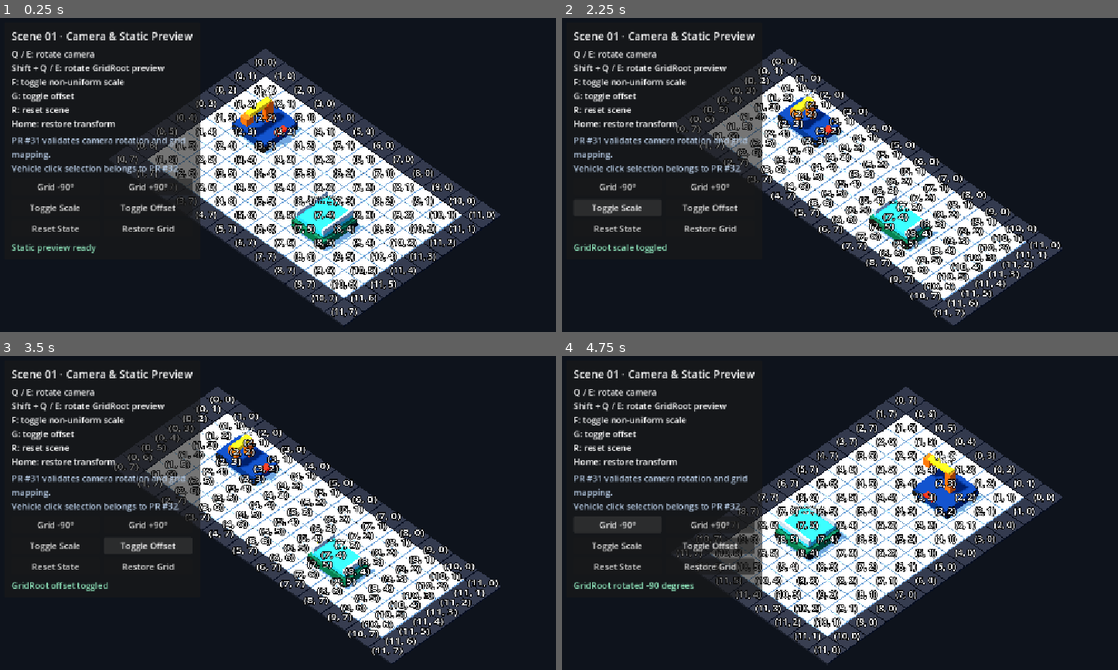
Above: before the commit, frames 1-4 (two rows, left to right).
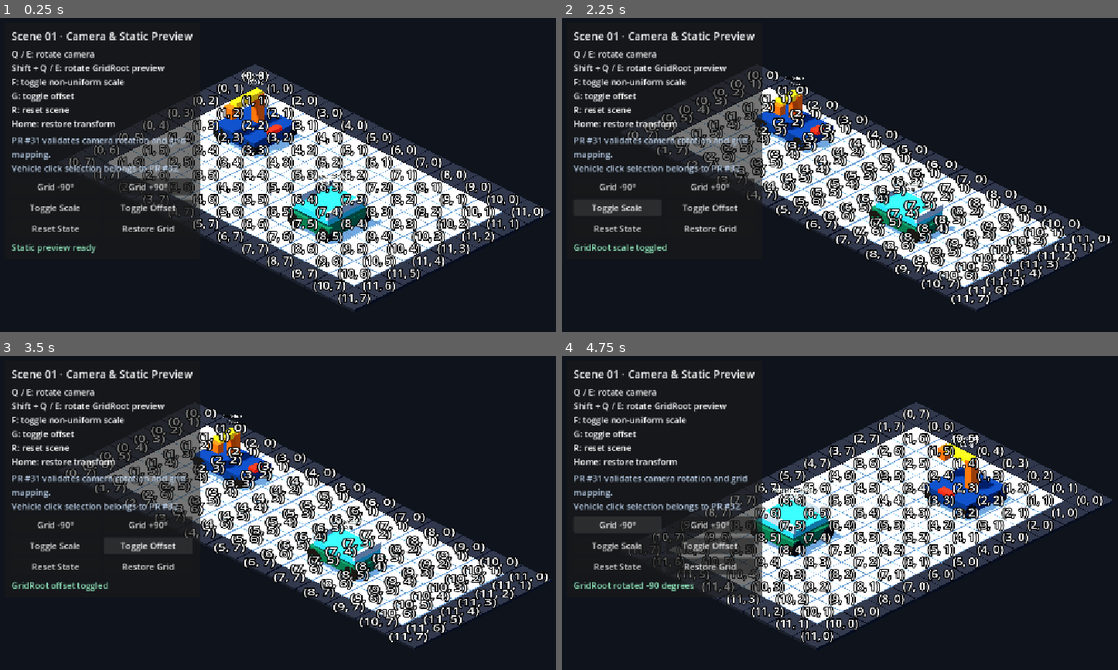
Above: after the commit, the same moments.

Repository: Ri0n72Y/automata
Game: Godot game, scene res://scenes/scene_01/scene_01_basic_packing.tscn
Same seed, same stepped clock (60 frames per second), same inputs: the game is played once before the commit and once after it.
Inputs:
- Up to frame 1 (0.25 s): no input
- Up to frame 2 (2.25 s): click "Grid -90°" at 0.5 s; click "Grid +90°" at 1.25 s; click "Toggle Scale" at 2 s
- Up to frame 3 (3.5 s): click "Toggle Offset" at 2.75 s
- Up to frame 4 (4.75 s): click "Restore Grid" at 3.5 s; click "Grid -90°" at 4.25 s

The runs differ from the first frame. In frame 1, 22% of the frame differs, in the area x 12-100%, y 9-98%; in frame 2, 21%; in frame 3, 21%; in frame 4, 22%.

Commit message:
feat(camera): animate 30 degree view rotations

Diff:
--- a/scripts/camera/scene_01_camera_rig.gd
+++ b/scripts/camera/scene_01_camera_rig.gd
@@ -2,6 +2,8 @@
 extends Node3D
 
 signal view_direction_changed(direction: int)
+signal view_transition_started(from_direction: int, to_direction: int)
+signal view_transition_finished(direction: int)
 
 enum ViewDirection {
 	SOUTHEAST,
@@ -17,6 +19,8 @@
 @export_range(1.0, 2.0, 0.05) var framing_margin: float = 1.25
 @export_range(0.5, 4.0, 0.1) var distance_multiplier: float = 1.5
 @export_range(1.0, 90.0, 1.0) var minimum_distance: float = 10.0
+@export_range(10.0, 80.0, 1.0) var elevation_degrees: float = 30.0
+@export_range(0.0, 1.0, 0.01) var rotation_duration: float = 0.28
 @export var initial_view_direction: ViewDirection = ViewDirection.SOUTHEAST
 
 @onready var camera: Camera3D = %SceneCamera
@@ -26,12 +30,17 @@
 var _world_width: float = 1.0
 var _world_height: float = 1.0
 var _is_configured: bool = false
+var _transition_tween: Tween
 
 
 func _ready() -> void:
 	_view_direction = initial_view_direction
 	if camera != null:
 		camera.current = true
+
+
+func _exit_tree() -> void:
+	_kill_transition()
 
 
 func _unhandled_input(event: InputEvent) -> void:
@@ -66,6 +75,7 @@
 	_world_center = world_center
 	_world_width = maxf(world_width, 0.01)
 	_world_height = maxf(world_height, 0.01)
+	_kill_transition()
 	if not auto_frame_grid:
 		_is_configured = false
 		camera.current = true
@@ -77,28 +87,35 @@
 	camera.keep_aspect = Camera3D.KEEP_HEIGHT
 	camera.near = 0.1
 	camera.current = true
-	_apply_view_direction()
-
-
-func set_view_direction(direction: int) -> bool:
+	_apply_view_direction(false)
+
+
+func set_view_direction(direction: int, animate: bool = true) -> bool:
 	if direction < ViewDirection.SOUTHEAST or direction > ViewDirection.NORTHEAST:
 		push_error("Scene 01 camera view direction is invalid: %s." % str(direction))
 		return false
 	if _view_direction == direction:
 		return true
+
+	var previous_direction := _view_direction
 	_view_direction = direction
 	if _is_configured:
-		_apply_view_direction()
+		_apply_view_direction(animate)
 	view_direction_changed.emit(_view_direction)
+	if animate and _is_configured and rotation_duration > 0.0:
+		view_transition_started.emit(previous_direction, _view_direction)
 	return true
 
 
-func rotate_clockwise() -> void:
-	set_view_direction((_view_direction + 1) % ViewDirection.size())
-
-
-func rotate_counterclockwise() -> void:
-	set_view_direction((_view_direction - 1 + ViewDirection.size()) % ViewDirection.size())
+func rotate_clockwise(animate: bool = true) -> void:
+	set_view_direction((_view_direction + 1) % ViewDirection.size(), animate)
+
+
+func rotate_counterclockwise(animate: bool = true) -> void:
+	set_view_direction(
+		(_view_direction - 1 + ViewDirection.size()) % ViewDirection.size(),
+		animate
+	)
 
 
 func get_view_direction() -> int:
@@ -115,29 +132,105 @@
 	return camera.size
 
 
+func is_transitioning() -> bool:
+	return _transition_tween != null and _transition_tween.is_valid()
+
+
 func _is_text_input_focused() -> bool:
 	var focus_owner := get_viewport().gui_get_focus_owner()
 	return focus_owner is LineEdit or focus_owner is TextEdit
 
 
-func _apply_view_direction() -> void:
+func _apply_view_direction(animate: bool) -> void:
 	if camera == null or not _is_configured:
 		return
+
+	var target_position := _calculate_camera_position(_view_direction)
+	var target_size := _calculate_size_for_position(target_position)
+	camera.far = maxf(_calculate_orbit_distance() * 4.0, 100.0)
+
+	if not animate or rotation_duration <= 0.0 or not is_inside_tree():
+		_kill_transition()
+		_set_camera_position(target_position)
+		camera.size = target_size
+		return
+
+	_kill_transition()
+	_transition_tween = create_tween()
+	_transition_tween.set_trans(Tween.TRANS_SINE)
+	_transition_tween.set_ease(Tween.EASE_IN_OUT)
+	_transition_tween.set_parallel(true)
+	_transition_tween.tween_method(
+		Callable(self, "_set_camera_position"),
+		camera.position,
+		target_position,
+		rotation_duration
+	)
+	_transition_tween.tween_property(camera, "size", target_size, rotation_duration)
+	_transition_tween.finished.connect(
+		_on_transition_finished.bind(target_position, target_size, _view_direction)
+	)
+
+
+func _calculate_orbit_distance() -> float:
 	var diagonal := maxf(
 		sqrt(_world_width * _world_width + _world_height * _world_height),
 		1.0
 	)
-	var distance := maxf(diagonal * distance_multiplier, minimum_distance)
-	var horizontal_component := distance / sqrt(2.0)
-	var horizontal_signs := _get_horizontal_signs(_view_direction)
-	camera.position = Vector3(
-		horizontal_signs.x * horizontal_component,
-		distance,
-		horizontal_signs.y * horizontal_component
-	)
+	return maxf(diagonal * distance_multiplier, minimum_distance)
+
+
+func _calculate_camera_position(direction: int) -> Vector3:
+	var orbit_distance := _calculate_orbit_distance()
+	var elevation_radians := deg_to_rad(clampf(elevation_degrees, 10.0, 80.0))
+	var horizontal_radius := orbit_distance * cos(elevation_radians)
+	var vertical_height := orbit_distance * sin(elevation_radians)
+	var diagonal_component := horizontal_radius / sqrt(2.0)
+	var horizontal_signs := _get_horizontal_signs(direction)
+	return Vector3(
+		horizontal_signs.x * diagonal_component,
+		vertical_height,
+		horizontal_signs.y * diagonal_component
+	)
+
+
+func _calculate_size_for_position(target_position: Vector3) -> float:
+	var original_transform := camera.transform
+	camera.position = target_position
 	camera.look_at(_world_center, Vector3.UP)
-	camera.far = maxf(distance * 4.0, 100.0)
-	camera.size = _calculate_required_size(_world_center, _world_width, _world_height)
+	var target_size := _calculate_required_size(
+		_world_center,
+		_world_width,
+		_world_height
+	)
+	camera.transform = original_transform
+	return target_size
+
+
+func _set_camera_position(value: Vector3) -> void:
+	if camera == null:
+		return
+	camera.position = value
+	camera.look_at(_world_center, Vector3.UP)
+
+
+func _on_transition_finished(
+	target_position: Vector3,
+	target_size: float,
+	target_direction: int
+) -> void:
+	_set_camera_position(target_position)
+	camera.size = target_size
+	_transition_tween = null
+	view_transition_finished.emit(target_direction)
+
+
+func _kill_transition() -> void:
+	if _transition_tween == null:
+		return
+	if _transition_tween.is_valid():
+		_transition_tween.kill()
+	_transition_tween = null
 
 
 func _get_horizontal_signs(direction: int) -> Vector2:
@@ -170,7 +263,7 @@
 	var half_projected_width: float = 0.0
 	var half_projected_height: float = 0.0
 	for corner in corners:
-		var camera_local_corner := camera.to_local(corner)
+		var camera_local_corner: Vector3 = camera.to_local(corner)
 		half_projected_width = maxf(half_projected_width, absf(camera_local_corner.x))
 		half_projected_height = maxf(half_projected_height, absf(camera_local_corner.y))
 
